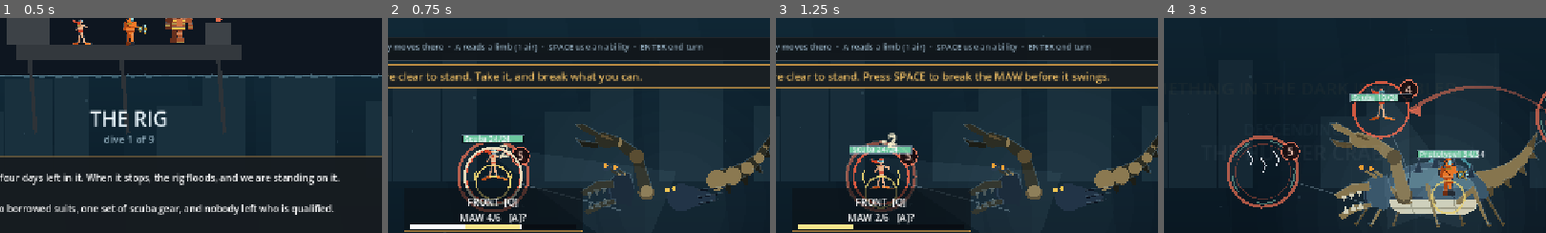
Above: before the commit, frames 1-4 (left to right).
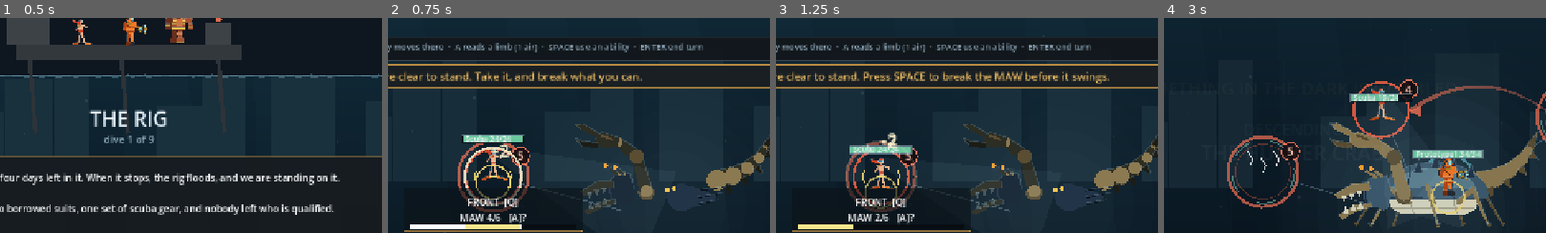
Above: after the commit, the same moments.

Repository: ImmortalDemonGod/salvage
Game: Godot game, scene res://game/main.tscn
Same seed, same stepped clock (60 frames per second), same inputs: the game is played once before the commit and once after it.
Inputs (mouse positions are % of the whole screen's width and height, from its top left):
- Up to frame 1 (0.5 s): no input
- Up to frame 2 (0.75 s): tap Enter at 0.5 s; move the mouse to (72, 45) at 0.52 s; hold Right from 0.53 s (still down); tap 1 at 0.6 s; click (72, 45) at 0.67 s
- Up to frame 3 (1.25 s): keep holding Right; tap Space at 0.77 s
- Up to frame 4 (3 s): release Right at 1.25 s; tap Enter at 1.25 s; drag from (30, 55) to (45, 70) at 1.27 s; move the mouse to (60, 28) at 2.02 s; hold Right 2.03-2.75 s; tap 3 at 2.1 s; drag from (45, 70) to (20, 35) at 2.77 s
The pictures show only the part of the screen within x 33-83%, y 19-69%; the shares and areas given below are measured in that part.

Frame 1 is identical in both runs. In frame 2, 0.2% of the frame differs, in the area x 20-33%, y 54-58%; in frame 3, 0.2%; in frame 4, 0.6%, in the area x 49-84%, y 35-66%.

Commit message:
a nameplate wider than its plate
'Prototype1 34/34' is wider than the 104px bar it was written on, so the
backing ended mid-string and the trailing digits spilled onto the dark
backdrop, reading as duplicated garbage -- measured by a reviewer on three
separate screens. The plate sizes itself to its text and clamps onto the
screen.

Diff:
--- a/game/main.gd
+++ b/game/main.gd
@@ -1645,9 +1645,14 @@
 		# clamped under the prompt band, which is new and lower than the old
 		# control strip: Proto5's bar was being cut in half by it
 		var by: float = max(f.y - DIVER_SCALE - 8.0, PANEL_FLOOR)
-		_bar(Vector2(f.x - 52.0, by), 104, 13, frac, BAR_OK if frac > 0.34 else BAR_LOW)
 		var df: Font = ThemeDB.fallback_font
-		draw_string(df, Vector2(f.x - 48.0, by + 11.0), "%s %d/%d" % [String(d.dname), int(d.hp), int(d.max_hp)],
+		var plate := "%s %d/%d" % [String(d.dname), int(d.hp), int(d.max_hp)]
+		var pw: float = df.get_string_size(plate, HORIZONTAL_ALIGNMENT_LEFT, -1, 13).x + 10.0
+		var bw: float = max(104.0, pw)
+		# keep the whole plate on screen while it is at it
+		var bx: float = clampf(f.x - bw * 0.5, 4.0, 1280.0 - bw - 4.0)
+		_bar(Vector2(bx, by), bw, 13, frac, BAR_OK if frac > 0.34 else BAR_LOW)
+		draw_string(df, Vector2(bx + 5.0, by + 11.0), plate,
 			HORIZONTAL_ALIGNMENT_LEFT, -1, 13, Color(0.96, 0.98, 1.0))
 
 func _draw() -> void:
